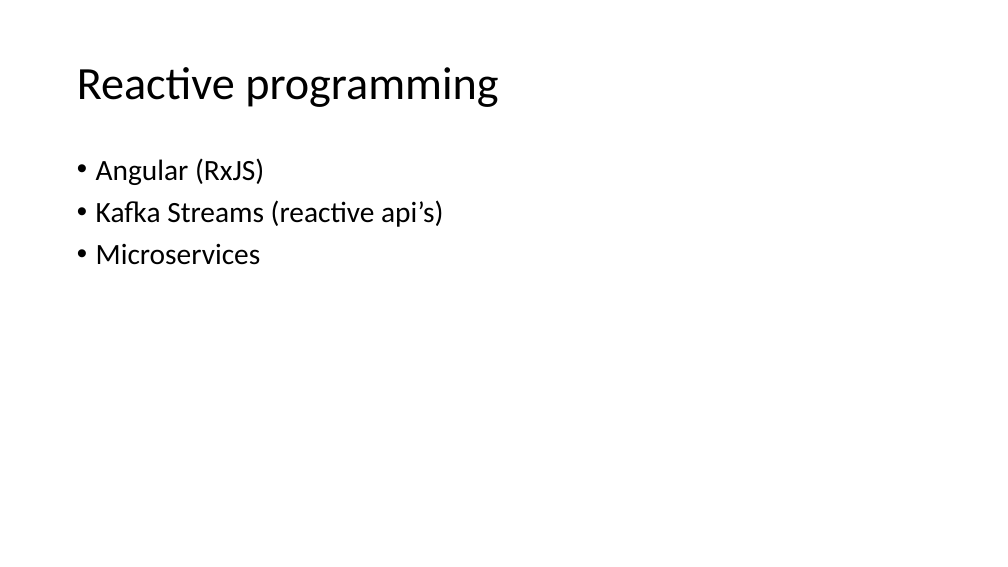
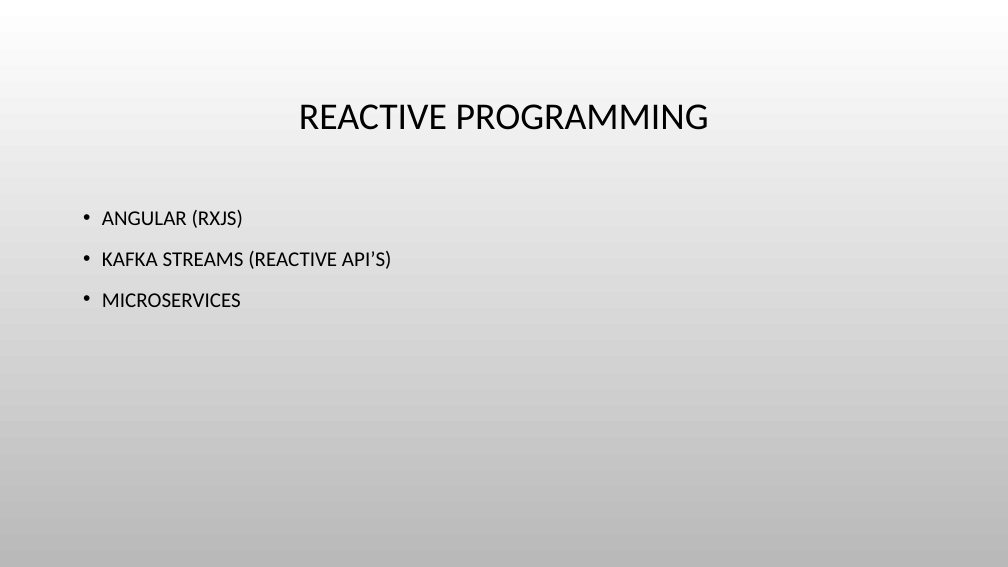
Before and after one commit to bertleemput/reactive-demo, a slide deck: slide 6 of Reactive Programming.pptx (slide 5 before the commit). Drawn at 1008x567 pixels with LibreOffice and Linux fonts; fonts in the diff are those of the drawing; background and template pictures are left out. Boxes give left, top, right and bottom in pixels: in the first picture for what was removed or moved away, otherwise in the second. Text is boxed around its words. In the diff, an @@ line names an element or a change of style, - is before the commit and + after.

```diff
--- a/Reactive Programming.pptx
+++ b/Reactive Programming.pptx
@@ background #FFFFFF to picture (left out) @@
@@ title at <box>299,104,709,130</box>: text changed; size 44 to 36 pt @@
-Reactive programming
+REACTIVE PROGRAMMING
@@ text at <box>102,210,392,307</box>: text changed; size 28 to 20 pt @@
-• Angular (RxJS)
-• Kafka Streams (reactive api’s)
-• Microservices
+• ANGULAR (RXJS)
+• KAFKA STREAMS (REACTIVE API’S)
+• MICROSERVICES
```
Also in this commit, not shown: 12 other slides changed, 4 slides added.
